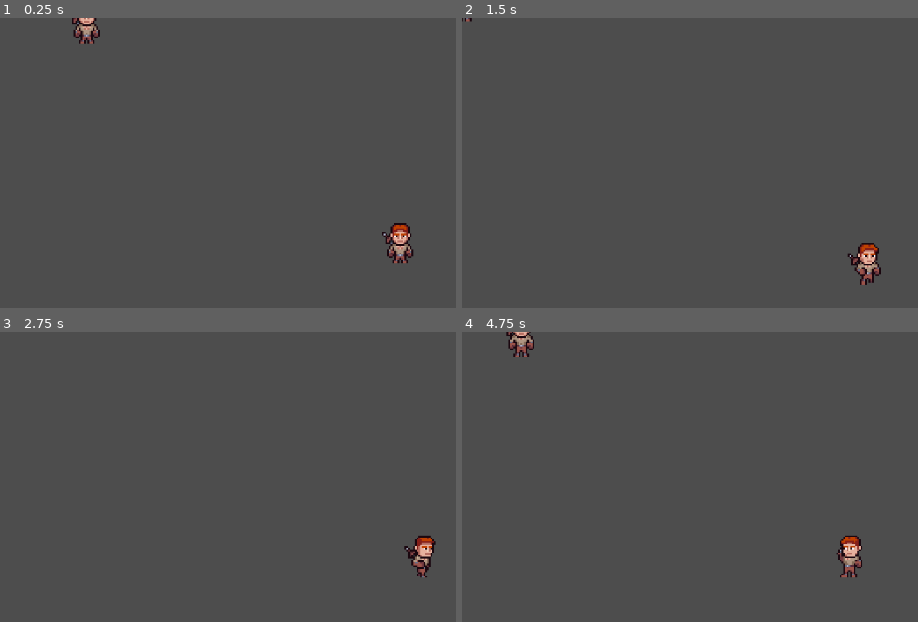
Above: before the commit, frames 1-4 (two rows, left to right).
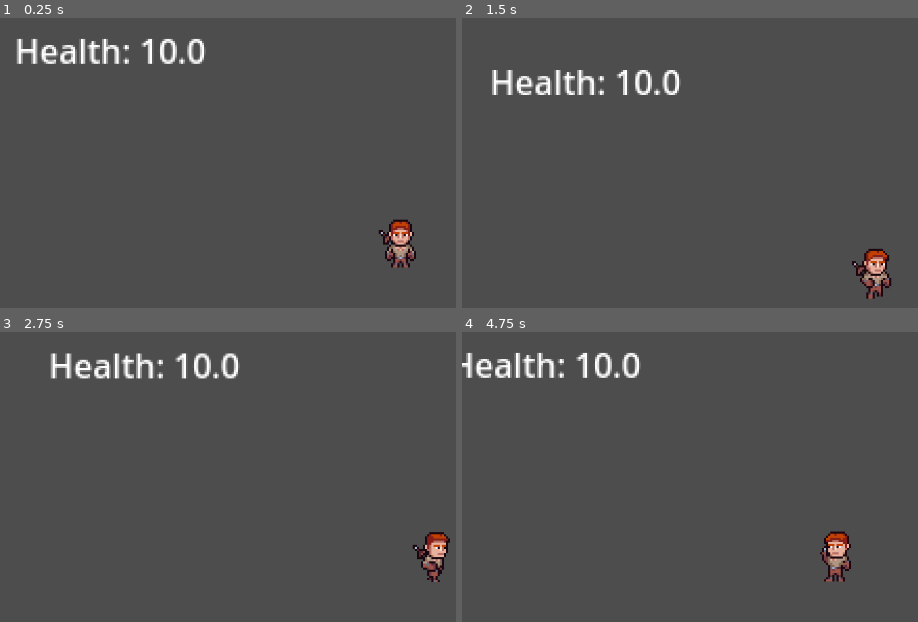
Above: after the commit, the same moments.

Repository: Lunoro/questpresso-2025
Game: Godot game, scene res://Scenes/Scene-1.tscn
The game is run twice, just before and just after one commit, with the same random seed, the same clock (stepped at 60 frames per second) and the same inputs.
Inputs (mouse positions are in pixels of both pictures, inside the frame that each line leads up to):
- Up to frame 1 (0.25 s): no input
- Up to frame 2 (1.5 s): move the mouse to (outside the picture) at 0.52 s; hold D (right) 0.53-1.28 s; click (outside the picture) at 0.6 s; tap E (interact, bound only after the commit) at 0.8, 1.35 s; move the mouse to (703, 264) at 1.27 s; hold S (down) from 1.28 s (still down)
- Up to frame 3 (2.75 s): click (241, 578) at 1.55 s; move the mouse to (outside the picture) at 2.02 s; release S (down) at 2.03 s; hold D (right) from 2.03 s (still down); click (outside the picture) at 2.1 s; tap E (interact, bound only after the commit) at 2.3 s
- Up to frame 4 (4.75 s): move the mouse to (outside the picture) at 2.77 s; release D (right) at 2.78 s; hold W (up) 2.78-3.53 s; tap E (interact, bound only after the commit) at 2.85, 3.8, 4.35 s; click (outside the picture) at 3.05 s; move the mouse to (outside the picture) at 3.52 s; hold A (left) from 3.53 s (still down); click (outside the picture) at 3.6 s; move the mouse to (621, 488) at 4.27 s; click (621, 488) at 4.55 s

The runs differ from the first frame. In frame 1, 2.9% of the frame differs, in the area x 3-92%, y 0-87%; in frame 2, 2.9%; in frame 3, 2.9%; in frame 4, 3.2%, in the area x 0-88%, y 0-87%.

Commit message:
added interaction basics

Diff:
--- /dev/null
+++ b/Objects/NPC.tscn
@@ -0,0 +1,31 @@
+[gd_scene load_steps=5 format=3 uid="uid://nx1syn8cbeyd"]
+
+[ext_resource type="Script" uid="uid://4ox5r0gqinhd" path="res://Objects/npc.gd" id="1_eymd0"]
+
+[sub_resource type="CircleShape2D" id="CircleShape2D_k5hr7"]
+
+[sub_resource type="SpriteFrames" id="SpriteFrames_772od"]
+
+[sub_resource type="CircleShape2D" id="CircleShape2D_eymd0"]
+
+[node name="CharacterBody2D" type="CharacterBody2D"]
+script = ExtResource("1_eymd0")
+
+[node name="CollisionShape2D" type="CollisionShape2D" parent="."]
+shape = SubResource("CircleShape2D_k5hr7")
+
+[node name="AnimatedSprite2D" type="AnimatedSprite2D" parent="."]
+sprite_frames = SubResource("SpriteFrames_772od")
+
+[node name="InteractionArea" type="Area2D" parent="." groups=["interact"]]
+
+[node name="CollisionShape2D" type="CollisionShape2D" parent="InteractionArea"]
+shape = SubResource("CircleShape2D_eymd0")
+
+[node name="RichTextLabel" type="RichTextLabel" parent="."]
+visible = false
+offset_right = 57.0
+offset_bottom = 40.0
+text = "Bla Bla "
+fit_content = true
+autowrap_mode = 0
--- a/Objects/Player.tscn
+++ b/Objects/Player.tscn
@@ -866,5 +866,14 @@
 visible = false
 shape = SubResource("CircleShape2D_2qdoy")
 
+[node name="Interacting" type="Area2D" parent="."]
+rotation = 1.5707964
+
+[node name="CollisionShape2D" type="CollisionShape2D" parent="Interacting"]
+position = Vector2(0, 13)
+shape = SubResource("RectangleShape2D_2qdoy")
+disabled = true
+
 [connection signal="animation_finished" from="AnimatedSprite2D" to="." method="_on_animated_sprite_2d_animation_finished"]
 [connection signal="area_entered" from="AnimatedSprite2D/SwordHit" to="." method="_on_sword_hit_area_entered"]
+[connection signal="area_entered" from="Interacting" to="." method="_on_interacting_area_entered"]
--- /dev/null
+++ b/Objects/npc.gd
@@ -0,0 +1,14 @@
+extends CharacterBody2D
+
+@export var player : CharacterBody2D
+var in_interaction = false
+
+func interact():
+	$RichTextLabel.visible = true
+	var in_interaction = true
+
+func close_interaction():
+	$RichTextLabel.visible = false
+	var in_interaction = false
+
+#https://www.youtube.com/watch?v=QEHOiORnXIk -> Better Style
--- /dev/null
+++ b/Objects/pov_camera.tscn
@@ -0,0 +1,17 @@
+[gd_scene load_steps=3 format=3 uid="uid://ddh6ibu6ti7k3"]
+
+[ext_resource type="Script" uid="uid://c48ducxciigx" path="res://Scripts/POV/pov_camera.gd" id="1_x8k5t"]
+
+[sub_resource type="LabelSettings" id="LabelSettings_frevf"]
+
+[node name="POV_Camera" type="Camera2D"]
+zoom = Vector2(3, 3)
+script = ExtResource("1_x8k5t")
+
+[node name="Label" type="Label" parent="."]
+offset_left = -185.0
+offset_top = -104.0
+offset_right = -106.0
+offset_bottom = -81.0
+text = "Health: 10"
+label_settings = SubResource("LabelSettings_frevf")
--- a/Scenes/Scene-1.tscn
+++ b/Scenes/Scene-1.tscn
@@ -1,7 +1,9 @@
-[gd_scene load_steps=7 format=3 uid="uid://ci2q6fuq8rkrk"]
+[gd_scene load_steps=9 format=3 uid="uid://ci2q6fuq8rkrk"]
 
 [ext_resource type="PackedScene" uid="uid://d0b424myd7i3u" path="res://Objects/Player.tscn" id="1_y34fs"]
+[ext_resource type="PackedScene" uid="uid://ddh6ibu6ti7k3" path="res://Objects/pov_camera.tscn" id="2_bv5d6"]
 [ext_resource type="Texture2D" uid="uid://cu7ag5x3dguu5" path="res://Assets/Pixel_Adventure_1/Terrain/Terrain (16x16).png" id="2_pv4y8"]
+[ext_resource type="PackedScene" uid="uid://nx1syn8cbeyd" path="res://Objects/NPC.tscn" id="3_c6o2m"]
 [ext_resource type="PackedScene" uid="uid://brliyf0hak32e" path="res://Objects/Enemy.tscn" id="3_pv4y8"]
 
 [sub_resource type="TileSetAtlasSource" id="TileSetAtlasSource_cl5pu"]
@@ -164,12 +166,13 @@
 [node name="Node2D" type="Node2D"]
 
 [node name="Player" parent="." instance=ExtResource("1_y34fs")]
+unique_name_in_owner = true
 position = Vector2(78, 22)
+speed = 125.0
+damage = 1
 
-[node name="Camera2D" type="Camera2D" parent="Player"]
-zoom = Vector2(2.5, 2.5)
+[node name="POV_Camera" parent="Player" instance=ExtResource("2_bv5d6")]
 position_smoothing_enabled = true
-position_smoothing_speed = 7.0
 
 [node name="TileMapLayer" type="TileMapLayer" parent="."]
 tile_set = SubResource("TileSet_30g14")
@@ -181,3 +184,6 @@
 
 [node name="NavigationRegion2D" type="NavigationRegion2D" parent="."]
 navigation_polygon = SubResource("NavigationPolygon_pv4y8")
+
+[node name="CharacterBody2D2" parent="." instance=ExtResource("3_c6o2m")]
+position = Vector2(169, -24)
--- /dev/null
+++ b/Scripts/POV/pov_camera.gd
@@ -0,0 +1,6 @@
+extends Camera2D
+
+@onready var player: CharacterBody2D = %Player
+
+func _process(delta: float) -> void:
+	$Label.text = "Health: " + str(player.health)
--- a/Scripts/player/player.gd
+++ b/Scripts/player/player.gd
@@ -16,9 +16,10 @@
 }
 
 var direction : Direction = Direction.DOWN
-var is_moving = false;
-var is_attacking = false;
-var is_dead = false;
+var is_moving = false
+var is_attacking = false
+var is_dead = false
+var is_interacting = false
 
 var input_direction
 
@@ -40,11 +41,18 @@
 	is_moving = velocity.x != 0 || velocity.y != 0
 
 func _physics_process(delta):
-	get_input()
-	if is_dead == false:
+	if is_dead:
+		return
+
+	if (!is_interacting):
+		get_input()
 		move_and_slide()
 		change_direction(input_direction.x, input_direction.y)
+		update_area_rotation()
 		change_animation()
+		listen_for_interact();
+
+# animation block
 
 func change_animation():
 	var animation_name = "idle_" + Direction.keys()[direction].to_lower()
@@ -62,34 +70,6 @@
 	await $AnimatedSprite2D.animation_finished
 	is_attacking = false
 
-func listen_for_attack():
-	if Input.is_action_just_released("click"):
-		$AnimatedSprite2D/SwordHit/CollisionShape2D.disabled = false
-		is_attacking = true
-		attack()
-		await $AnimatedSprite2D.animation_finished
-		$AnimatedSprite2D/SwordHit/CollisionShape2D.disabled = true
-
-func attack():
-	$AnimatedSprite2D/SwordHit.global_rotation_degrees = (get_attack_rotation());
-
-func get_attack_rotation() -> int:
-	var attack_rotation = 0;
-
-	if(direction == Direction.LEFT) :
-		attack_rotation = 90
-	if(direction == Direction.RIGHT) :
-		attack_rotation = -90
-	if(direction == Direction.UP) :
-		attack_rotation = 180
-
-	return attack_rotation
-
-func _on_sword_hit_area_entered(area: Area2D) -> void:
-	if is_attacking && area.is_in_group("hitbox") && area.get_parent().name != name:
-		area.get_parent().damage_taken(5);
-		print(area.get_parent().name)
-
 func change_direction(x : int, y : int):
 	if x > 0:
 		direction = Direction.RIGHT
@@ -99,3 +79,48 @@
 		direction = Direction.DOWN
 	if y < 0:
 		direction = Direction.UP
+
+# fight block
+
+func listen_for_attack():
+	if Input.is_action_just_released("click"):
+		$AnimatedSprite2D/SwordHit/CollisionShape2D.disabled = false
+		is_attacking = true
+		await $AnimatedSprite2D.animation_finished
+		$AnimatedSprite2D/SwordHit/CollisionShape2D.disabled = true
+
+func update_area_rotation():
+	$AnimatedSprite2D/SwordHit.global_rotation_degrees = (get_area_rotation());
+	$Interacting.global_rotation_degrees = (get_area_rotation());
+
+func get_area_rotation() -> int:
+	var transform_rotation = 0;
+
+	if(direction == Direction.LEFT) :
+		transform_rotation = 90
+	if(direction == Direction.RIGHT) :
+		transform_rotation = -90
+	if(direction == Direction.UP) :
+		transform_rotation = 180
+
+	return transform_rotation
+
+func _on_sword_hit_area_entered(area: Area2D) -> void:
+	if is_attacking && area.is_in_group("hitbox") && area.get_parent().name != name:
+		area.get_parent().damage_taken(5);
+		print(area.get_parent().name)
+
+# Interaction Block
+
+#TODO do interaction handshake with interacting object and freeze player. If the player presses e the next text rolls in, if the interaction is finished unfreeze the player
+
+func listen_for_interact():
+	if Input.is_action_just_released("interact"):
+		$Interacting/CollisionShape2D.disabled = false
+
+
+func _on_interacting_area_entered(area: Area2D) -> void:
+	if (area.is_in_group("interact")):
+		print("interacting")
+		area.get_parent().interact()
+	$Interacting/CollisionShape2D.disabled = true
--- a/project.godot
+++ b/project.godot
@@ -22,6 +22,7 @@
 [global_group]
 
 hitbox=""
+interact=""
 
 [input]
 
@@ -50,6 +51,11 @@
 "events": [Object(InputEventMouseButton,"resource_local_to_scene":false,"resource_name":"","device":-1,"window_id":0,"a …(258 unchanged characters)…
 ]
 }
+interact={
+"deadzone": 0.2,
+"events": [Object(InputEventKey,"resource_local_to_scene":false,"resource_name":"","device":-1,"window_id":0,"alt_pressed":false,"shift_pressed":false,"ctrl_pressed":false,"meta_pressed":false,"pressed":false,"keycode":0,"physical_keycode":69,"key_label":0,"unicode":101,"location":0,"echo":false,"script":null)
+]
+}
 
 [rendering]
 
Not shown, added: Objects/npc.gd.uid
Not shown, added: Scripts/POV/pov_camera.gd.uid
